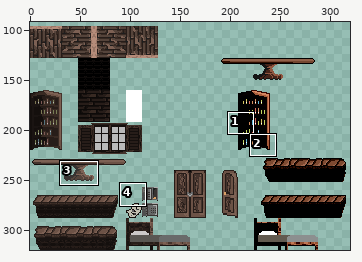
Edited in one commit: sprite sheet (assets/Tiled/super_mario.png). Above: a wide view before the commit, with the close-up outlined.
Close-up. Earlier state:
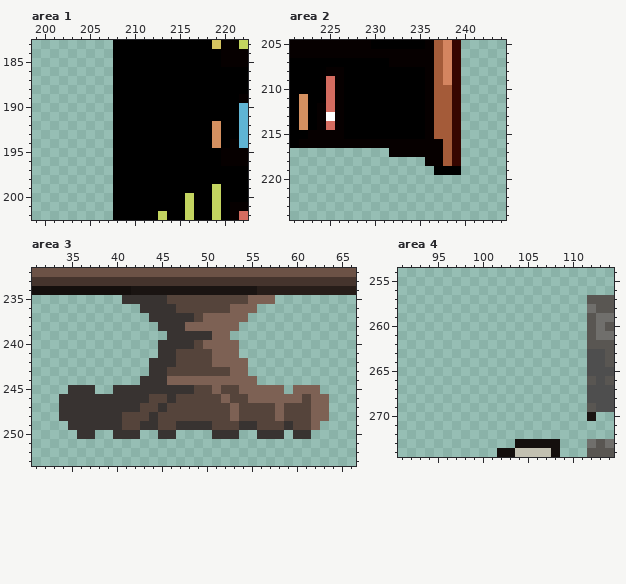
The file is 320x320 pixels. Colours within 5 levels of each other are drawn and written as one. Shown: area 1: x 199..222, y 183..202; area 2: x 221..244, y 205..224; area 3: x 31..66, y 232..253; area 4: x 91..114, y 254..274. The wide view leaves out empty margins. The commit also changed other parts of the picture, which this record leaves out.
And afterwards:
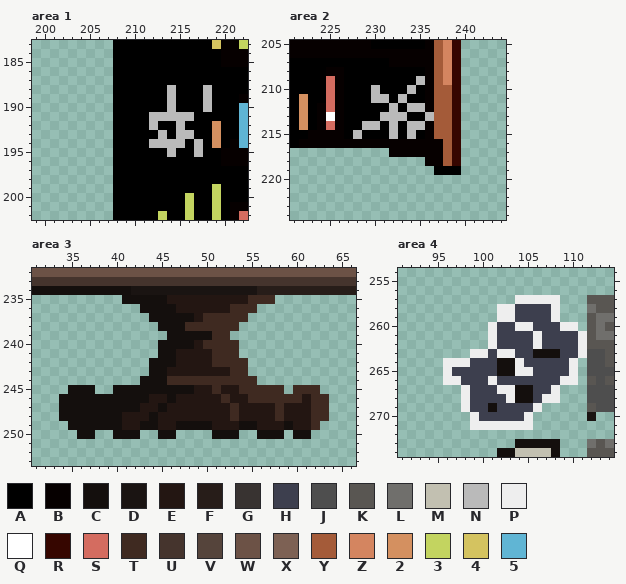
Palette (. is transparent): A #000000  B #060000  C #140f0d  D #1a1412  E #231612  F #271d19  G #383331  H #3d3f4e  J #4e4e4e  K #595652  L #706f6c  M #c2c0b1  N #bababa  P #eeeeee  Q #ffffff  R #360600  S #d46c60  T #3f2a21  U #45342d  V #55443b  W #6c5246  X #7d6154  Y #a45b39  Z #d48560  2 #d49060  3 #c3d460  4 #d4c360  5 #60b5d4
Edits made:
Changed rows in their new state; - is an unchanged pixel.
Area 1:
first column x 212:
188 --N---N
189 --N---N
190 --N---N
191 NNNNN--
192 N--N---
193 -N-NN--
194 NNNN-N-
195 --N--N-
Area 2:
first column x 228:
209 -------N-
210 --N---N--
211 --NN-N---
212 ----N-NN-
213 ---NNN--N
214 -NN-N-NN-
215 N---N-N--
Area 3:
first column x 34:
235 -------CCCCCEEEEEEEEETTT------
236 ---------CCCCEEEEEETTT--------
237 ----------CCCCCETTTTT---------
238 -----------CCCTTTTTT----------
239 ------------CCCCCTT-----------
240 -----------CCCCETTTT----------
241 -----------CCEEEETTT----------
242 ----------CCCEEEETTTT---------
243 ----------CCEEEEEEETT---------
244 ---------CCCTTTTTTTTTT--------
245 -CCC--CCCCCCCCCEETEETTTTT-TTT-
246 CCCCCCCCCCEECEEEEETEETTTTTTETT
247 CCCCCCCCCEECEEEEEEETEEEETEEETT
248 CCCCCCCEEECEEEEEEEETEEEETEEETT
249 -CCCCCCEECCEECCCCEEECCEEECEET-
250 --CC--CCC--CC----CCC--CCC-CC--
Area 4:
first column x 96:
257 --------PPPPP---
258 ------PPHHHHP---
259 ------PPHHHHP---
260 -----PHHPPHHHPP-
261 -----PHHHHPHHHHP
262 -----PHHHHPHHHHP
263 ---PPHPPHHCCCHHP
264 PPPHHHCCPHHHHHP-
265 PHHHHHCCPPHHHHP-
266 PPHHHPHHHHHHHPP-
267 --PHHHPPCCHHP---
268 --PHHHHPCCHPP---
269 --PHHCHHHHP-----
270 ---PHHHHHP------
271 ---PPPPPPP------
